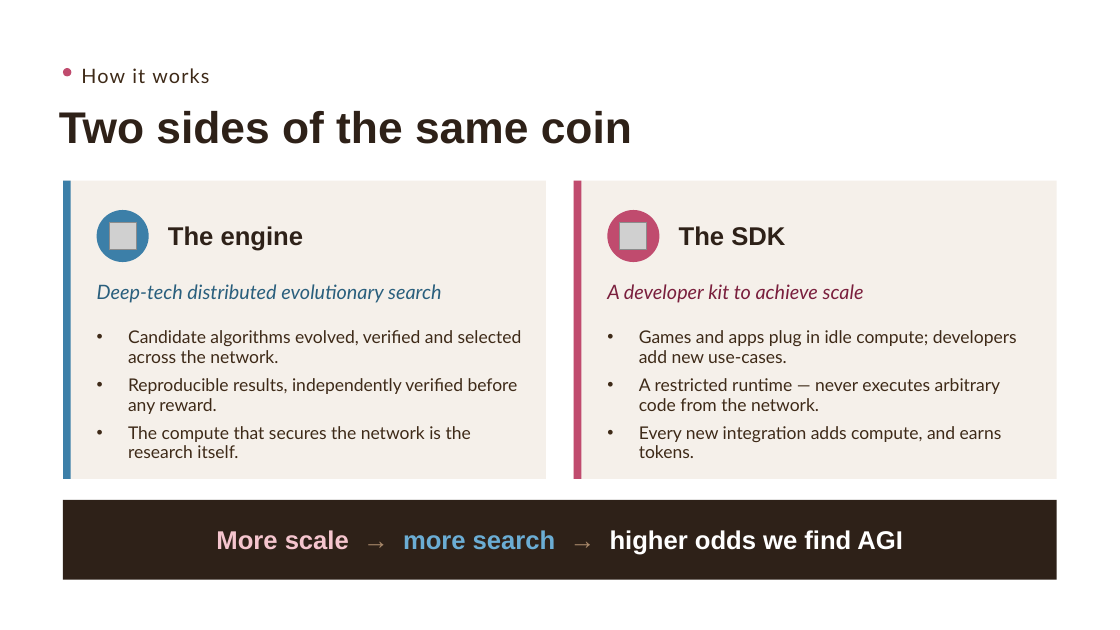
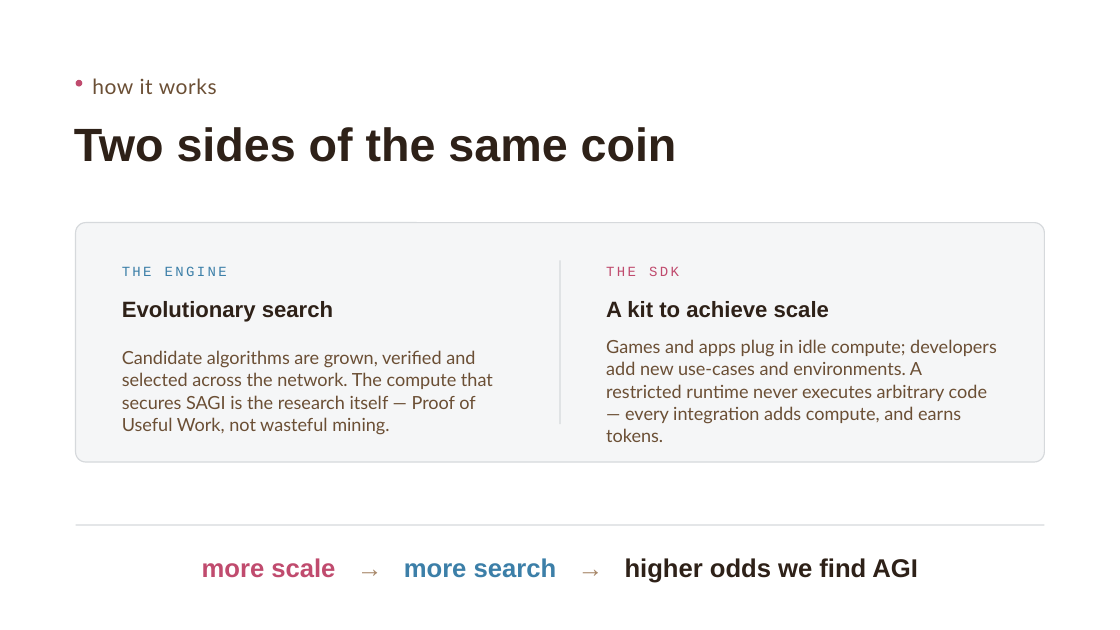
Before and after one commit to prevector/SAGI, a slide deck: slide 3 of SAGI-pitch.pptx. Drawn at 1120x630 pixels with LibreOffice and Linux fonts; fonts in the diff are those of the drawing; grey boxes stand for pictures. Boxes give left, top, right and bottom in pixels: in the first picture for what was removed or moved away, otherwise in the second. Text is boxed around its words. In the diff, an @@ line names an element or a change of style, - is before the commit and + after.

```diff
--- a/SAGI-pitch.pptx
+++ b/SAGI-pitch.pptx
@@ ellipse moved from (x1=63, y1=68, x2=71, y2=76) to (x1=76, y1=80, x2=82, y2=87) @@
@@ text at (x1=92, y1=78, x2=217, y2=94): text changed; size 17 to 18 pt; text colour #3E2A18 to #6B4F35 @@
-How it works
+how it works
@@ text "Two sides of the same ..." moved from (x1=59, y1=111, x2=632, y2=144) to (x1=74, y1=127, x2=677, y2=162) @@
@@ text "Two sides of the same ..." at (x1=74, y1=127, x2=677, y2=162): size 38 to 40 pt @@
@@ rectangle removed at (x1=63, y1=181, x2=546, y2=479) @@
@@ rectangle removed at (x1=63, y1=181, x2=71, y2=479) @@
@@ rectangle removed at (x1=574, y1=181, x2=1057, y2=479) @@
@@ rectangle removed at (x1=574, y1=181, x2=581, y2=479) @@
@@ rounded rectangle added at (x1=76, y1=223, x2=1044, y2=462), fill #F5F6F7, outline #D6D9DC 1 pt @@
@@ ellipse removed at (x1=97, y1=210, x2=149, y2=262) @@
@@ picture removed at (x1=109, y1=223, x2=136, y2=250) @@
@@ ellipse removed at (x1=607, y1=210, x2=660, y2=262) @@
@@ picture removed at (x1=620, y1=223, x2=647, y2=250) @@
@@ text at (x1=122, y1=266, x2=227, y2=276): text changed; size 22 to 12 pt; font Arial to Courier New; text colour #2E2118 to #3C7FA8; bold off @@
-The engine
+THE ENGINE
@@ line added from (560, 260) to (560, 424), #D6D9DC 1 pt @@
@@ text at (x1=606, y1=266, x2=679, y2=276): text changed; size 22 to 12 pt; font Arial to Courier New; text colour #2E2118 to #C04B6E; bold off @@
-The SDK
+THE SDK
@@ text at (x1=122, y1=301, x2=333, y2=322): text changed; size 17 to 19 pt; font Lato to Arial; text colour #2A5F7D to #2E2118; bold on; italic off @@
-Deep-tech distributed evolutionary search
+Evolutionary search
@@ text at (x1=606, y1=301, x2=829, y2=318): text changed; size 17 to 19 pt; font Lato to Arial; text colour #7A1F3D to #2E2118; bold on; italic off @@
-A developer kit to achieve scale
+A kit to achieve scale
@@ text at (x1=122, y1=350, x2=493, y2=435): text changed; size 15 to 15.5 pt; text colour #3E2A18 to #6B4F35 @@
-• Candidate algorithms evolved, verified and selected across the network.
-• Reproducible results, independently verified before any reward.
-• The compute that secures the network is the research itself.
+Candidate algorithms are grown, verified and selected across the network. The compute that secures SAGI is the research itself — Proof of Useful Work, not wasteful mining.
@@ text at (x1=606, y1=339, x2=997, y2=442): text changed; size 15 to 15.5 pt; text colour #3E2A18 to #6B4F35 @@
-• Games and apps plug in idle compute; developers add new use-cases.
-• A restricted runtime — never executes arbitrary code from the network.
-• Every new integration adds compute, and earns tokens.
+Games and apps plug in idle compute; developers add new use-cases and environments. A restricted runtime never executes arbitrary code — every integration adds compute, and earns tokens.
@@ rectangle removed at (x1=63, y1=500, x2=1057, y2=580) @@
@@ line added from (76, 525) to (1044, 525), #D6D9DC 1 pt @@
@@ text at (x1=202, y1=558, x2=918, y2=583): text changed; text colour #FFFFFF to #2E2118 @@
-More scale → more search → higher odds we find AGI
+more scale → more search → higher odds we find AGI
```
Also in this commit, not shown: 3 other slides changed, 1 slide added, 1 slide removed.
